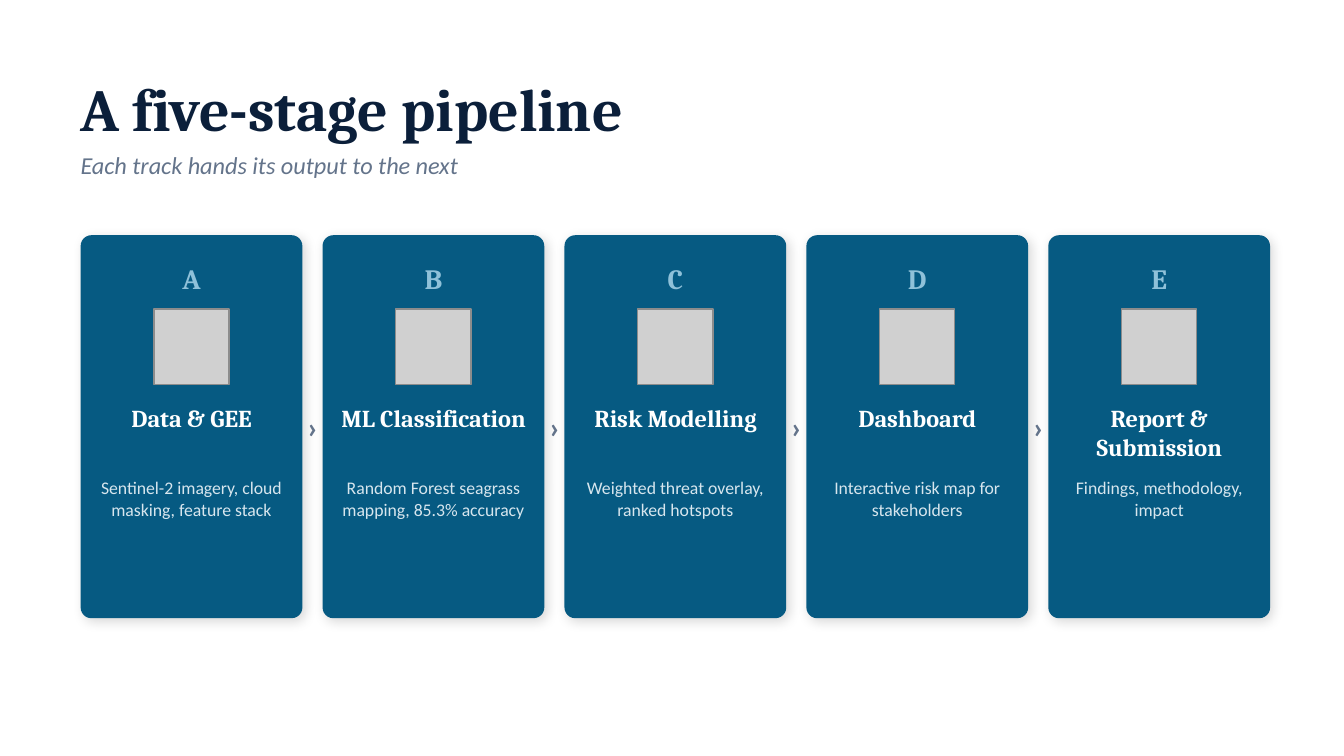
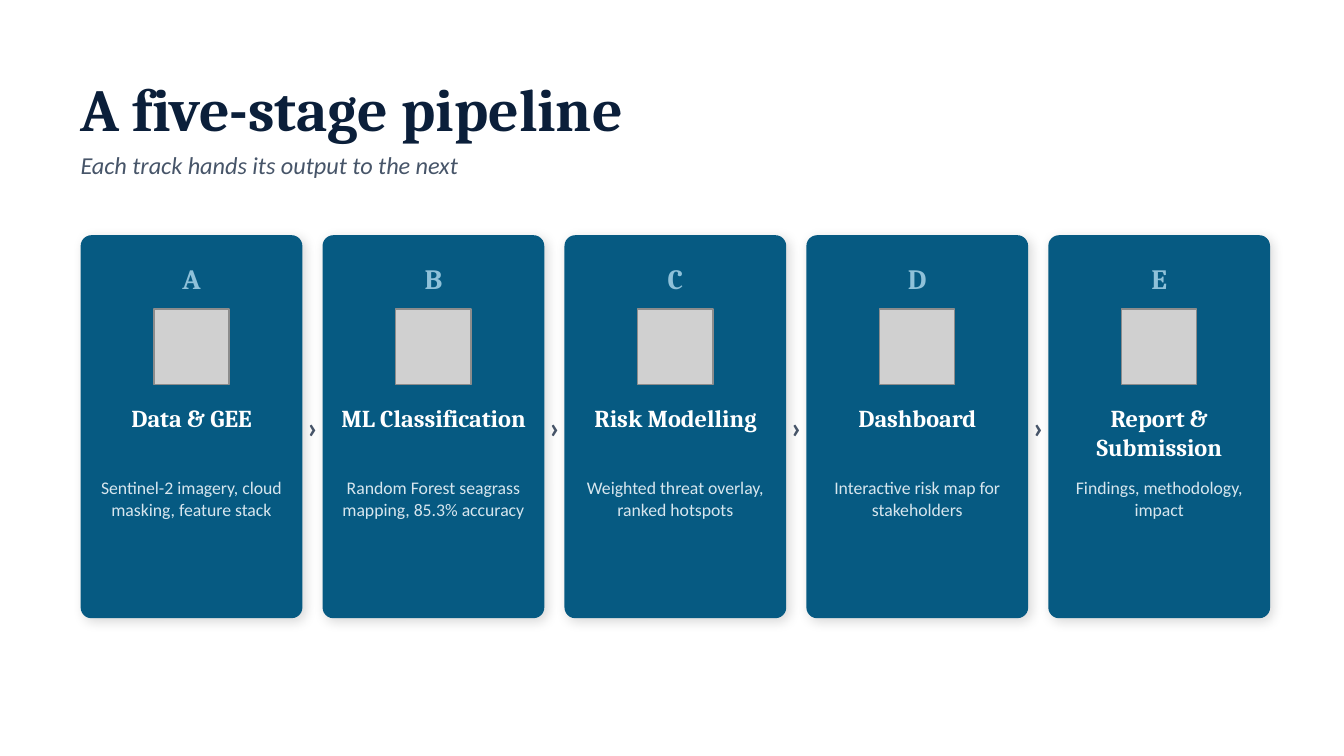
Before and after one commit to AbdulkarimBisharah/dugong-uae, a slide deck: slide 3 of D_dashboard/deck/Dugong_Watch_Overview.pptx. Drawn at 1344x756 pixels with LibreOffice and Linux fonts; fonts in the diff are those of the drawing; grey boxes stand for pictures. Boxes give left, top, right and bottom in pixels: in the first picture for what was removed or moved away, otherwise in the second. Text is boxed around its words. In the diff, an @@ line names an element or a change of style, - is before the commit and + after.

Commit message:
Reconcile D4 style guide with what's actually shipped
Found via direct color-value comparison: the deck used slightly
different neutral text shades (1E293B/64748B) than the dashboard's
documented ones (0F172A/475569), and STYLE_GUIDE.md never described
the deck's own Ocean Gradient brand colors at all - it only described
the dashboard.

Fixed the actual mismatch (deck now uses the dashboard's exact neutral
values, re-rendered and re-verified with no visual regression), then
rewrote STYLE_GUIDE.md to honestly document both layers: the risk ramp
(functional, shared everywhere) and the Ocean Gradient (deck-only
brand identity), plus why deck vs. dashboard typography intentionally
differs by medium rather than pretending it should be identical.

```diff
--- a/D_dashboard/deck/Dugong_Watch_Overview.pptx
+++ b/D_dashboard/deck/Dugong_Watch_Overview.pptx
@@ text colour #64748B to #475569 in 5 elements at bbox=[81, 157, 458, 178], bbox=[302, 392, 323, 460], bbox=[544, 392, 564, 460], bbox=[786, 392, 806, 460], bbox=[1028, 392, 1048, 460] @@
```
Also in this commit, not shown: 4 other slides changed, 1 other file.
